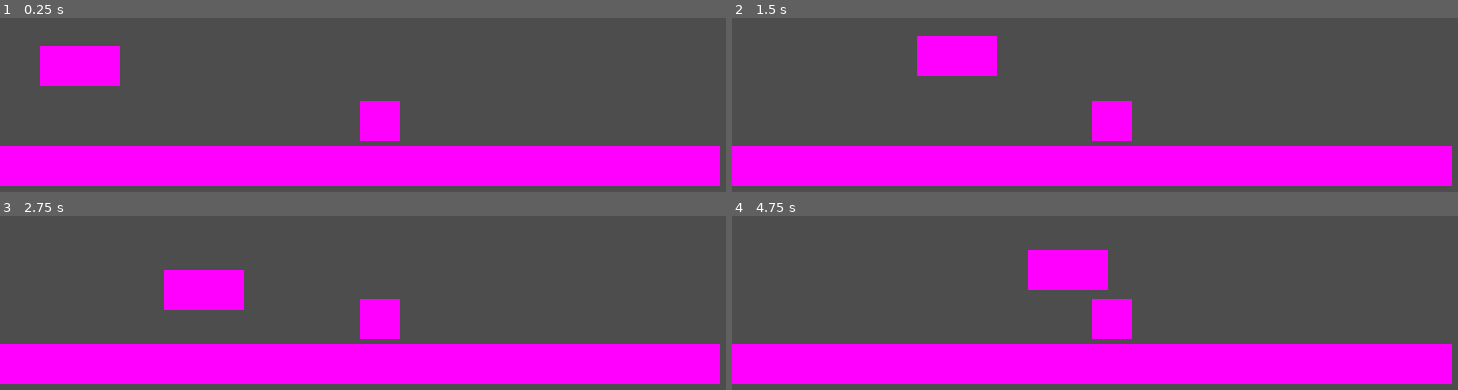
Above: before the commit, frames 1-4 (two rows, left to right).
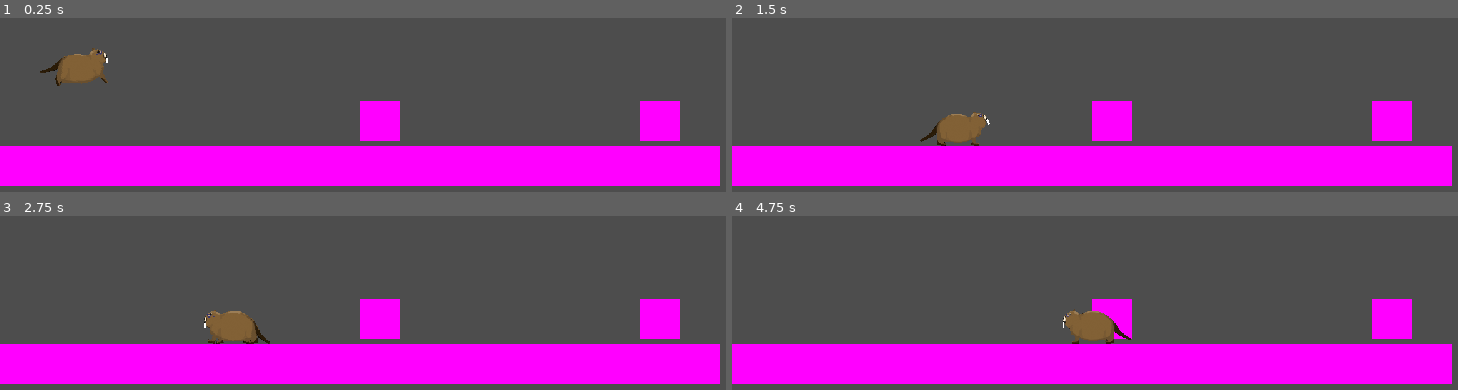
Above: after the commit, the same moments.

Repository: WAVForm/BeavrGame
Game: Godot game, scene res://scenes/test_scene.tscn
Two runs of this game, one before a commit and one after it. Both use one fixed random seed, a clock stepped at 60 frames per second and the inputs below. The project has no main scene, so this scene is started directly.
Inputs (mouse positions are in pixels of both pictures, inside the frame that each line leads up to):
- Up to frame 1 (0.25 s): no input
- Up to frame 2 (1.5 s): move the mouse to (outside the picture) at 0.52 s; press the mouse at (outside the picture) at 0.53 s; hold D (move_right) from 0.53 s (still down); tap E (interact) at 0.6 s; tap Space (jump) at 0.77, 1.07 s; move the mouse to (outside the picture) at 1.27 s; release the mouse at (outside the picture) at 1.28 s; click (outside the picture) at 1.35 s
- Up to frame 3 (2.75 s): tap Space (jump) at 1.52, 1.82 s; tap S (look_down) at 1.55, 2.1 s; move the mouse to (outside the picture) at 2.02 s; release D (move_right) at 2.03 s; hold A (move_left) from 2.03 s (still down); right-click (outside the picture) at 2.3 s
- Up to frame 4 (4.75 s): move the mouse to (1095, 259) at 2.77 s; release A (move_left) at 2.78 s; hold D (move_right) 2.78-4.28 s; right-click (1095, 259) at 2.85 s; tap Space (jump) at 3.02, 3.05, 3.32, 4.52 s; move the mouse to (1370, 236) at 3.52 s; hold Space (jump) 3.53-4.28 s; tap E (interact) at 3.8, 4.35 s; tap Enter at 4.25 s; move the mouse to (outside the picture) at 4.27 s; hold A (move_left) from 4.28 s (still down); click (outside the picture) at 4.55 s

The runs differ from the first frame. In frame 1, 3.8% of the frame differs, in the area x 5-94%, y 16-71%; in frame 2, 4.9%; in frame 3, 5.0%, in the area x 22-94%, y 31-74%; in frame 4, 4.9%.
Error after the commit: Invalid call. Nonexistent function 'bite' in base 'Area2D (HidingPlace)'. (res://scripts/player.gd:67)

Commit message:
biteable + animations

Diff:
--- /dev/null
+++ b/objects/interactables/biteable/biteable.tscn
@@ -0,0 +1,20 @@
+[gd_scene load_steps=4 format=3 uid="uid://bxe0raafct837"]
+
+[ext_resource type="Script" path="res://scripts/interactables/biteable/biteable.gd" id="1_w1say"]
+
+[sub_resource type="PlaceholderTexture2D" id="PlaceholderTexture2D_l8214"]
+size = Vector2(64, 64)
+
+[sub_resource type="RectangleShape2D" id="RectangleShape2D_eh30u"]
+size = Vector2(64, 64)
+
+[node name="bitable" type="Sprite2D"]
+texture = SubResource("PlaceholderTexture2D_l8214")
+
+[node name="biting_area" type="Area2D" parent="."]
+collision_layer = 32768
+collision_mask = 0
+script = ExtResource("1_w1say")
+
+[node name="CollisionShape2D" type="CollisionShape2D" parent="biting_area"]
+shape = SubResource("RectangleShape2D_eh30u")
--- a/objects/player.tscn
+++ b/objects/player.tscn
@@ -1,24 +1,506 @@
-[gd_scene load_steps=5 format=3 uid="uid://bwohc2caolnm1"]
+[gd_scene load_steps=74 format=3 uid="uid://bwohc2caolnm1"]
 
 [ext_resource type="Script" path="res://scripts/player.gd" id="1_1o5o8"]
-
-[sub_resource type="PlaceholderTexture2D" id="PlaceholderTexture2D_wx6e2"]
-size = Vector2(128, 64)
+[ext_resource type="Texture2D" uid="uid://c7x10me4r8bkm" path="res://art/buck_beaver/animations/bite.png" id="2_mhb5c"]
+[ext_resource type="Texture2D" uid="uid://cd36wi3e60y4w" path="res://art/buck_beaver/animations/idle.png" id="3_3drfg"]
+[ext_resource type="Texture2D" uid="uid://nirj2a4mc2y8" path="res://art/buck_beaver/animations/in_air.png" id="4_yoo80"]
+[ext_resource type="Texture2D" uid="uid://be6p4tpcoi1mh" path="res://art/buck_beaver/animations/jump.png" id="5_ug6lj"]
+[ext_resource type="Texture2D" uid="uid://cot51yte6tqjt" path="res://art/buck_beaver/animations/tailslap_back.png" id="6_jcgqk"]
+[ext_resource type="Texture2D" uid="uid://d170h3fmbplw" path="res://art/buck_beaver/animations/tailslap_front.png" id="7_idjfi"]
+[ext_resource type="Texture2D" uid="uid://bjn6b358s4rdk" path="res://art/buck_beaver/animations/walk.png" id="8_1ge1d"]
+
+[sub_resource type="AtlasTexture" id="AtlasTexture_7yn6a"]
+atlas = ExtResource("2_mhb5c")
+region = Rect2(0, 0, 128, 64)
+
+[sub_resource type="AtlasTexture" id="AtlasTexture_8hfds"]
+atlas = ExtResource("2_mhb5c")
+region = Rect2(128, 0, 128, 64)
+
+[sub_resource type="AtlasTexture" id="AtlasTexture_2w071"]
+atlas = ExtResource("2_mhb5c")
+region = Rect2(256, 0, 128, 64)
+
+[sub_resource type="AtlasTexture" id="AtlasTexture_1hk41"]
+atlas = ExtResource("2_mhb5c")
+region = Rect2(384, 0, 128, 64)
+
+[sub_resource type="AtlasTexture" id="AtlasTexture_c6btq"]
+atlas = ExtResource("2_mhb5c")
+region = Rect2(0, 64, 128, 64)
+
+[sub_resource type="AtlasTexture" id="AtlasTexture_1qjwb"]
+atlas = ExtResource("2_mhb5c")
+region = Rect2(128, 64, 128, 64)
+
+[sub_resource type="AtlasTexture" id="AtlasTexture_qlhg2"]
+atlas = ExtResource("2_mhb5c")
+region = Rect2(256, 64, 128, 64)
+
+[sub_resource type="AtlasTexture" id="AtlasTexture_6d582"]
+atlas = ExtResource("2_mhb5c")
+region = Rect2(384, 64, 128, 64)
+
+[sub_resource type="AtlasTexture" id="AtlasTexture_wthey"]
+atlas = ExtResource("2_mhb5c")
+region = Rect2(0, 128, 128, 64)
+
+[sub_resource type="AtlasTexture" id="AtlasTexture_fdir1"]
+atlas = ExtResource("2_mhb5c")
+region = Rect2(128, 128, 128, 64)
+
+[sub_resource type="AtlasTexture" id="AtlasTexture_1cyal"]
+atlas = ExtResource("2_mhb5c")
+region = Rect2(256, 128, 128, 64)
+
+[sub_resource type="AtlasTexture" id="AtlasTexture_4jisq"]
+atlas = ExtResource("2_mhb5c")
+region = Rect2(384, 128, 128, 64)
+
+[sub_resource type="AtlasTexture" id="AtlasTexture_6wrlo"]
+atlas = ExtResource("5_ug6lj")
+region = Rect2(0, 0, 128, 64)
+
+[sub_resource type="AtlasTexture" id="AtlasTexture_wd32h"]
+atlas = ExtResource("5_ug6lj")
+region = Rect2(128, 0, 128, 64)
+
+[sub_resource type="AtlasTexture" id="AtlasTexture_hi7ae"]
+atlas = ExtResource("5_ug6lj")
+region = Rect2(256, 0, 128, 64)
+
+[sub_resource type="AtlasTexture" id="AtlasTexture_jvagx"]
+atlas = ExtResource("5_ug6lj")
+region = Rect2(384, 0, 128, 64)
+
+[sub_resource type="AtlasTexture" id="AtlasTexture_g5n3g"]
+atlas = ExtResource("5_ug6lj")
+region = Rect2(512, 0, 128, 64)
+
+[sub_resource type="AtlasTexture" id="AtlasTexture_rplge"]
+atlas = ExtResource("6_jcgqk")
+region = Rect2(0, 0, 128, 64)
+
+[sub_resource type="AtlasTexture" id="AtlasTexture_eccf4"]
+atlas = ExtResource("6_jcgqk")
+region = Rect2(128, 0, 128, 64)
+
+[sub_resource type="AtlasTexture" id="AtlasTexture_fhaqc"]
+atlas = ExtResource("6_jcgqk")
+region = Rect2(256, 0, 128, 64)
+
+[sub_resource type="AtlasTexture" id="AtlasTexture_w0p3a"]
+atlas = ExtResource("6_jcgqk")
+region = Rect2(384, 0, 128, 64)
+
+[sub_resource type="AtlasTexture" id="AtlasTexture_04bea"]
+atlas = ExtResource("6_jcgqk")
+region = Rect2(0, 64, 128, 64)
+
+[sub_resource type="AtlasTexture" id="AtlasTexture_uemme"]
+atlas = ExtResource("6_jcgqk")
+region = Rect2(128, 64, 128, 64)
+
+[sub_resource type="AtlasTexture" id="AtlasTexture_jfl6j"]
+atlas = ExtResource("6_jcgqk")
+region = Rect2(256, 64, 128, 64)
+
+[sub_resource type="AtlasTexture" id="AtlasTexture_6107d"]
+atlas = ExtResource("6_jcgqk")
+region = Rect2(384, 64, 128, 64)
+
+[sub_resource type="AtlasTexture" id="AtlasTexture_rgqi8"]
+atlas = ExtResource("6_jcgqk")
+region = Rect2(0, 128, 128, 64)
+
+[sub_resource type="AtlasTexture" id="AtlasTexture_oa364"]
+atlas = ExtResource("6_jcgqk")
+region = Rect2(128, 128, 128, 64)
+
+[sub_resource type="AtlasTexture" id="AtlasTexture_81nhb"]
+atlas = ExtResource("6_jcgqk")
+region = Rect2(256, 128, 128, 64)
+
+[sub_resource type="AtlasTexture" id="AtlasTexture_7tnxd"]
+atlas = ExtResource("6_jcgqk")
+region = Rect2(384, 128, 128, 64)
+
+[sub_resource type="AtlasTexture" id="AtlasTexture_a81oq"]
+atlas = ExtResource("7_idjfi")
+region = Rect2(0, 0, 128, 64)
+
+[sub_resource type="AtlasTexture" id="AtlasTexture_hxcr7"]
+atlas = ExtResource("7_idjfi")
+region = Rect2(128, 0, 128, 64)
+
+[sub_resource type="AtlasTexture" id="AtlasTexture_lt04g"]
+atlas = ExtResource("7_idjfi")
+region = Rect2(256, 0, 128, 64)
+
+[sub_resource type="AtlasTexture" id="AtlasTexture_d3yrs"]
+atlas = ExtResource("7_idjfi")
+region = Rect2(384, 0, 128, 64)
+
+[sub_resource type="AtlasTexture" id="AtlasTexture_0kmkg"]
+atlas = ExtResource("7_idjfi")
+region = Rect2(0, 64, 128, 64)
+
+[sub_resource type="AtlasTexture" id="AtlasTexture_nry5n"]
+atlas = ExtResource("7_idjfi")
+region = Rect2(128, 64, 128, 64)
+
+[sub_resource type="AtlasTexture" id="AtlasTexture_rm3tn"]
+atlas = ExtResource("7_idjfi")
+region = Rect2(256, 64, 128, 64)
+
+[sub_resource type="AtlasTexture" id="AtlasTexture_a5wqk"]
+atlas = ExtResource("7_idjfi")
+region = Rect2(384, 64, 128, 64)
+
+[sub_resource type="AtlasTexture" id="AtlasTexture_3bcum"]
+atlas = ExtResource("7_idjfi")
+region = Rect2(0, 128, 128, 64)
+
+[sub_resource type="AtlasTexture" id="AtlasTexture_b6e4b"]
+atlas = ExtResource("7_idjfi")
+region = Rect2(128, 128, 128, 64)
+
+[sub_resource type="AtlasTexture" id="AtlasTexture_o4os5"]
+atlas = ExtResource("7_idjfi")
+region = Rect2(256, 128, 128, 64)
+
+[sub_resource type="AtlasTexture" id="AtlasTexture_m0orb"]
+atlas = ExtResource("7_idjfi")
+region = Rect2(384, 128, 128, 64)
+
+[sub_resource type="AtlasTexture" id="AtlasTexture_vmlgl"]
+atlas = ExtResource("8_1ge1d")
+region = Rect2(0, 0, 128, 64)
+
+[sub_resource type="AtlasTexture" id="AtlasTexture_1f6we"]
+atlas = ExtResource("8_1ge1d")
+region = Rect2(128, 0, 128, 64)
+
+[sub_resource type="AtlasTexture" id="AtlasTexture_sgvr8"]
+atlas = ExtResource("8_1ge1d")
+region = Rect2(256, 0, 128, 64)
+
+[sub_resource type="AtlasTexture" id="AtlasTexture_6a4ep"]
+atlas = ExtResource("8_1ge1d")
+region = Rect2(384, 0, 128, 64)
+
+[sub_resource type="AtlasTexture" id="AtlasTexture_ol5b3"]
+atlas = ExtResource("8_1ge1d")
+region = Rect2(512, 0, 128, 64)
+
+[sub_resource type="AtlasTexture" id="AtlasTexture_3n2ba"]
+atlas = ExtResource("8_1ge1d")
+region = Rect2(640, 0, 128, 64)
+
+[sub_resource type="AtlasTexture" id="AtlasTexture_f2w4p"]
+atlas = ExtResource("8_1ge1d")
+region = Rect2(768, 0, 128, 64)
+
+[sub_resource type="AtlasTexture" id="AtlasTexture_0c6d1"]
+atlas = ExtResource("8_1ge1d")
+region = Rect2(0, 64, 128, 64)
+
+[sub_resource type="AtlasTexture" id="AtlasTexture_y1lo6"]
+atlas = ExtResource("8_1ge1d")
+region = Rect2(128, 64, 128, 64)
+
+[sub_resource type="AtlasTexture" id="AtlasTexture_wbscd"]
+atlas = ExtResource("8_1ge1d")
+region = Rect2(256, 64, 128, 64)
+
+[sub_resource type="AtlasTexture" id="AtlasTexture_xlmct"]
+atlas = ExtResource("8_1ge1d")
+region = Rect2(384, 64, 128, 64)
+
+[sub_resource type="AtlasTexture" id="AtlasTexture_5fvty"]
+atlas = ExtResource("8_1ge1d")
+region = Rect2(512, 64, 128, 64)
+
+[sub_resource type="AtlasTexture" id="AtlasTexture_ko4vr"]
+atlas = ExtResource("8_1ge1d")
+region = Rect2(640, 64, 128, 64)
+
+[sub_resource type="AtlasTexture" id="AtlasTexture_8xiin"]
+atlas = ExtResource("8_1ge1d")
+region = Rect2(768, 64, 128, 64)
+
+[sub_resource type="AtlasTexture" id="AtlasTexture_sncib"]
+atlas = ExtResource("8_1ge1d")
+region = Rect2(0, 128, 128, 64)
+
+[sub_resource type="AtlasTexture" id="AtlasTexture_jy835"]
+atlas = ExtResource("8_1ge1d")
+region = Rect2(128, 128, 128, 64)
+
+[sub_resource type="AtlasTexture" id="AtlasTexture_oduyu"]
+atlas = ExtResource("8_1ge1d")
+region = Rect2(256, 128, 128, 64)
+
+[sub_resource type="AtlasTexture" id="AtlasTexture_0nr10"]
+atlas = ExtResource("8_1ge1d")
+region = Rect2(384, 128, 128, 64)
+
+[sub_resource type="AtlasTexture" id="AtlasTexture_dpssy"]
+atlas = ExtResource("8_1ge1d")
+region = Rect2(512, 128, 128, 64)
+
+[sub_resource type="AtlasTexture" id="AtlasTexture_ayigd"]
+atlas = ExtResource("8_1ge1d")
+region = Rect2(640, 128, 128, 64)
+
+[sub_resource type="AtlasTexture" id="AtlasTexture_ctxas"]
+atlas = ExtResource("8_1ge1d")
+region = Rect2(768, 128, 128, 64)
+
+[sub_resource type="SpriteFrames" id="SpriteFrames_rv3p7"]
+animations = [{
+"frames": [{
+"duration": 1.0,
+"texture": SubResource("AtlasTexture_7yn6a")
+}, {
+"duration": 1.0,
+"texture": SubResource("AtlasTexture_8hfds")
+}, {
+"duration": 1.0,
+"texture": SubResource("AtlasTexture_2w071")
+}, {
+"duration": 1.0,
+"texture": SubResource("AtlasTexture_1hk41")
+}, {
+"duration": 1.0,
+"texture": SubResource("AtlasTexture_c6btq")
+}, {
+"duration": 1.0,
+"texture": SubResource("AtlasTexture_1qjwb")
+}, {
+"duration": 1.0,
+"texture": SubResource("AtlasTexture_qlhg2")
+}, {
+"duration": 1.0,
+"texture": SubResource("AtlasTexture_6d582")
+}, {
+"duration": 1.0,
+"texture": SubResource("AtlasTexture_wthey")
+}, {
+"duration": 1.0,
+"texture": SubResource("AtlasTexture_fdir1")
+}, {
+"duration": 1.0,
+"texture": SubResource("AtlasTexture_1cyal")
+}, {
+"duration": 1.0,
+"texture": SubResource("AtlasTexture_4jisq")
+}],
+"loop": false,
+"name": &"bite",
+"speed": 48.0
+}, {
+"frames": [{
+"duration": 1.0,
+"texture": ExtResource("3_3drfg")
+}],
+"loop": false,
+"name": &"idle",
+"speed": 24.0
+}, {
+"frames": [{
+"duration": 1.0,
+"texture": ExtResource("4_yoo80")
+}],
+"loop": false,
+"name": &"in_air",
+"speed": 24.0
+}, {
+"frames": [{
+"duration": 1.0,
+"texture": SubResource("AtlasTexture_6wrlo")
+}, {
+"duration": 1.0,
+"texture": SubResource("AtlasTexture_wd32h")
+}, {
+"duration": 1.0,
+"texture": SubResource("AtlasTexture_hi7ae")
+}, {
+"duration": 1.0,
+"texture": SubResource("AtlasTexture_jvagx")
+}, {
+"duration": 1.0,
+"texture": SubResource("AtlasTexture_g5n3g")
+}],
+"loop": false,
+"name": &"jump",
+"speed": 24.0
+}, {
+"frames": [{
+"duration": 1.0,
+"texture": SubResource("AtlasTexture_rplge")
+}, {
+"duration": 1.0,
+"texture": SubResource("AtlasTexture_eccf4")
+}, {
+"duration": 1.0,
+"texture": SubResource("AtlasTexture_fhaqc")
+}, {
+"duration": 1.0,
+"texture": SubResource("AtlasTexture_w0p3a")
+}, {
+"duration": 1.0,
+"texture": SubResource("AtlasTexture_04bea")
+}, {
+"duration": 1.0,
+"texture": SubResource("AtlasTexture_uemme")
+}, {
+"duration": 1.0,
+"texture": SubResource("AtlasTexture_jfl6j")
+}, {
+"duration": 1.0,
+"texture": SubResource("AtlasTexture_6107d")
+}, {
+"duration": 1.0,
+"texture": SubResource("AtlasTexture_rgqi8")
+}, {
+"duration": 1.0,
+"texture": SubResource("AtlasTexture_oa364")
+}, {
+"duration": 1.0,
+"texture": SubResource("AtlasTexture_81nhb")
+}, {
+"duration": 1.0,
+"texture": SubResource("AtlasTexture_7tnxd")
+}],
+"loop": false,
+"name": &"tailslap_back",
+"speed": 48.0
+}, {
+"frames": [{
+"duration": 1.0,
+"texture": SubResource("AtlasTexture_a81oq")
+}, {
+"duration": 1.0,
+"texture": SubResource("AtlasTexture_hxcr7")
+}, {
+"duration": 1.0,
+"texture": SubResource("AtlasTexture_lt04g")
+}, {
+"duration": 1.0,
+"texture": SubResource("AtlasTexture_d3yrs")
+}, {
+"duration": 1.0,
+"texture": SubResource("AtlasTexture_0kmkg")
+}, {
+"duration": 1.0,
+"texture": SubResource("AtlasTexture_nry5n")
+}, {
+"duration": 1.0,
+"texture": SubResource("AtlasTexture_rm3tn")
+}, {
+"duration": 1.0,
+"texture": SubResource("AtlasTexture_a5wqk")
+}, {
+"duration": 1.0,
+"texture": SubResource("AtlasTexture_3bcum")
+}, {
+"duration": 1.0,
+"texture": SubResource("AtlasTexture_b6e4b")
+}, {
+"duration": 1.0,
+"texture": SubResource("AtlasTexture_o4os5")
+}, {
+"duration": 1.0,
+"texture": SubResource("AtlasTexture_m0orb")
+}],
+"loop": false,
+"name": &"tailslap_front",
+"speed": 48.0
+}, {
+"frames": [{
+"duration": 1.0,
+"texture": SubResource("AtlasTexture_vmlgl")
+}, {
+"duration": 1.0,
+"texture": SubResource("AtlasTexture_1f6we")
+}, {
+"duration": 1.0,
+"texture": SubResource("AtlasTexture_sgvr8")
+}, {
+"duration": 1.0,
+"texture": SubResource("AtlasTexture_6a4ep")
+}, {
+"duration": 1.0,
+"texture": SubResource("AtlasTexture_ol5b3")
+}, {
+"duration": 1.0,
+"texture": SubResource("AtlasTexture_3n2ba")
+}, {
+"duration": 1.0,
+"texture": SubResource("AtlasTexture_f2w4p")
+}, {
+"duration": 1.0,
+"texture": SubResource("AtlasTexture_0c6d1")
+}, {
+"duration": 1.0,
+"texture": SubResource("AtlasTexture_y1lo6")
+}, {
+"duration": 1.0,
+"texture": SubResource("AtlasTexture_wbscd")
+}, {
+"duration": 1.0,
+"texture": SubResource("AtlasTexture_xlmct")
+}, {
+"duration": 1.0,
+"texture": SubResource("AtlasTexture_5fvty")
+}, {
+"duration": 1.0,
+"texture": SubResource("AtlasTexture_ko4vr")
+}, {
+"duration": 1.0,
+"texture": SubResource("AtlasTexture_8xiin")
+}, {
+"duration": 1.0,
+"texture": SubResource("AtlasTexture_sncib")
+}, {
+"duration": 1.0,
+"texture": SubResource("AtlasTexture_jy835")
+}, {
+"duration": 1.0,
+"texture": SubResource("AtlasTexture_oduyu")
+}, {
+"duration": 1.0,
+"texture": SubResource("AtlasTexture_0nr10")
+}, {
+"duration": 1.0,
+"texture": SubResource("AtlasTexture_dpssy")
+}, {
+"duration": 1.0,
+"texture": SubResource("AtlasTexture_ayigd")
+}, {
+"duration": 1.0,
+"texture": SubResource("AtlasTexture_ctxas")
+}],
+"loop": false,
+"name": &"walk",
+"speed": 24.0
+}]
 
 [sub_resource type="CapsuleShape2D" id="CapsuleShape2D_6pgpc"]
 radius = 32.0
-height = 128.0
+height = 96.0
 
 [sub_resource type="CircleShape2D" id="CircleShape2D_5e6r6"]
-radius = 100.0
+radius = 56.0
 
 [node name="player" type="CharacterBody2D"]
 script = ExtResource("1_1o5o8")
 
 [node name="sprite" type="AnimatedSprite2D" parent="."]
-
-[node name="debug_sprite" type="Sprite2D" parent="."]
-texture = SubResource("PlaceholderTexture2D_wx6e2")
+sprite_frames = SubResource("SpriteFrames_rv3p7")
+animation = &"tailslap_back"
+autoplay = "idle"
 
 [node name="collider" type="CollisionShape2D" parent="."]
 rotation = 1.5708
--- a/project.godot
+++ b/project.godot
@@ -31,14 +31,14 @@
 "events": [Object(InputEventKey,"resource_local_to_scene":false,"resource_name":"","device":-1,"window_id":0,"alt_press …(192 unchanged characters)…
 ]
 }
+look_down={
+"deadzone": 0.5,
+"events": [Object(InputEventKey,"resource_local_to_scene":false,"resource_name":"","device":-1,"window_id":0,"alt_pressed":false,"shift_pressed":false,"ctrl_pressed":false,"meta_pressed":false,"pressed":false,"keycode":0,"physical_keycode":83,"key_label":0,"unicode":115,"location":0,"echo":false,"script":null)
+]
+}
 move_right={
 "deadzone": 0.5,
 "events": [Object(InputEventKey,"resource_local_to_scene":false,"resource_name":"","device":-1,"window_id":0,"alt_press …(192 unchanged characters)…
-]
-}
-look_down={
-"deadzone": 0.5,
-"events": [Object(InputEventKey,"resource_local_to_scene":false,"resource_name":"","device":-1,"window_id":0,"alt_pressed":false,"shift_pressed":false,"ctrl_pressed":false,"meta_pressed":false,"pressed":false,"keycode":0,"physical_keycode":83,"key_label":0,"unicode":115,"location":0,"echo":false,"script":null)
 ]
 }
 move_left={
@@ -51,19 +51,25 @@
 "events": [Object(InputEventKey,"resource_local_to_scene":false,"resource_name":"","device":-1,"window_id":0,"alt_press …(191 unchanged characters)…
 ]
 }
-lmb_click={
-"deadzone": 0.5,
-"events": [Object(InputEventMouseButton,"resource_local_to_scene":false,"resource_name":"","device":-1,"window_id":0,"alt_pressed":false,"shift_pressed":false,"ctrl_pressed":false,"meta_pressed":false,"button_mask":1,"position":Vector2(112, 21),"global_position":Vector2(121, 67),"factor":1.0,"button_index":1,"canceled":false,"pressed":true,"double_click":false,"script":null)
-]
-}
 interact={
 "deadzone": 0.5,
 "events": [Object(InputEventKey,"resource_local_to_scene":false,"resource_name":"","device":-1,"window_id":0,"alt_press …(192 unchanged characters)…
 ]
 }
+bite={
+"deadzone": 0.5,
+"events": [Object(InputEventMouseButton,"resource_local_to_scene":false,"resource_name":"","device":-1,"window_id":0,"alt_pressed":false,"shift_pressed":false,"ctrl_pressed":false,"meta_pressed":false,"button_mask":1,"position":Vector2(112, 21),"global_position":Vector2(121, 67),"factor":1.0,"button_index":1,"canceled":false,"pressed":true,"double_click":false,"script":null)
+]
+}
+attack={
+"deadzone": 0.5,
+"events": [Object(InputEventMouseButton,"resource_local_to_scene":false,"resource_name":"","device":-1,"window_id":0,"alt_pressed":false,"shift_pressed":false,"ctrl_pressed":false,"meta_pressed":false,"button_mask":2,"position":Vector2(138, 21),"global_position":Vector2(147, 67),"factor":1.0,"button_index":2,"canceled":false,"pressed":true,"double_click":false,"script":null)
+]
+}
 
 [layer_names]
 
+2d_physics/layer_15="Bite/Biteable"
 2d_physics/layer_16="Interaction/Interactable"
 
 [rendering]
--- a/scenes/test_scene.tscn
+++ b/scenes/test_scene.tscn
@@ -1,7 +1,8 @@
-[gd_scene load_steps=5 format=3 uid="uid://ctiuxgpto60ef"]
+[gd_scene load_steps=6 format=3 uid="uid://ctiuxgpto60ef"]
 
 [ext_resource type="PackedScene" uid="uid://bwohc2caolnm1" path="res://objects/player.tscn" id="1_35u52"]
 [ext_resource type="PackedScene" uid="uid://b6ql8rp4uqwm2" path="res://objects/interactables/hiding_place.tscn" id="2_eyk38"]
+[ext_resource type="PackedScene" uid="uid://bxe0raafct837" path="res://objects/interactables/biteable/biteable.tscn" id="3_onje1"]
 
 [sub_resource type="PlaceholderTexture2D" id="PlaceholderTexture2D_t2cpa"]
 size = Vector2(600, 80)
@@ -27,3 +28,6 @@
 
 [node name="hiding_place" parent="." instance=ExtResource("2_eyk38")]
 position = Vector2(608, 600)
+
+[node name="bitable" parent="." instance=ExtResource("3_onje1")]
+position = Vector2(1056, 600)
--- /dev/null
+++ b/scripts/interactables/biteable/biteable.gd
@@ -0,0 +1,6 @@
+extends Interactable
+
+class_name Biteable
+
+func bite(player:Player):
+	push_error(player.name, " bit ", self.get_parent().name, ", but bite was not implemented.")
--- a/scripts/interactables/hidingplace.gd
+++ b/scripts/interactables/hidingplace.gd
@@ -20,7 +20,7 @@
 			if current_time >= hiding_time:
 				p_ref.position = self.global_position
 				p_ref.modulate = Color(Color.BLACK, 0.5)
-				p_ref.current_state = Player.STATES.HIDDEN
+				p_ref.is_hidden = true
 				current_state = STATES.HIDDEN
 				current_time = 0.0
 			else:
@@ -30,7 +30,7 @@
 		STATES.UNHIDING:
 			if current_time >= hiding_time:
 				p_ref.modulate = Color.WHITE
-				p_ref.current_state = Player.STATES.IDLE
+				p_ref.is_hidden = false
 				p_ref.move_and_slide()
 				p_ref = null
 				current_state = STATES.NONE
@@ -44,11 +44,9 @@
 		STATES.NONE:
 			current_state = STATES.HIDING
 			p_ref = player
-			p_ref.current_state = Player.STATES.HIDING
 		STATES.UNHIDING:
 			current_state = STATES.HIDING
 			p_ref = player
-			p_ref.current_state = Player.STATES.HIDING
 		STATES.HIDDEN:
 			current_state = STATES.UNHIDING
 			p_ref = player
--- a/scripts/player.gd
+++ b/scripts/player.gd
@@ -7,15 +7,18 @@
 @export var min_speed := 50.0
 @export var accel := 15
 @export var decel := 20
-@export var jump_force := 500.0
+@export var jump_force := 50
+@export var jump_limit := 400 #max jump velocity
 
 @onready var interact_area = $interactable_area
+@onready var sprite = $sprite
+
 var gravity: int = ProjectSettings.get_setting("physics/2d/default_gravity")
 
-enum STATES {IDLE, STOPPING, MOVING, JUMPING, FALLING, HIDING, HIDDEN}
-var current_state:STATES = STATES.IDLE
 var speed := 0
 var dir := Vector2.RIGHT
+var is_hidden := false
+var can_jump := true
 
 func _process(_delta):
 	dir = Vector2(Input.get_axis("move_left", "move_right"), Input.get_axis("look_down", "look_up")) #get direction for current frame
@@ -23,37 +26,70 @@
 func _physics_process(delta):
 	try_move(delta)
 	try_interaction()
+	try_attack()
+	try_sprite()
 
 func try_move(delta):
-	if current_state == STATES.HIDING or current_state == STATES.HIDDEN:
+	if is_hidden:
 		return
 
-	if is_on_floor() and dir.x == 0 and not Input.is_action_just_pressed("jump") and velocity.x == 0:
-		current_state = STATES.IDLE
+	if is_on_floor() and dir.x == 0 and not Input.is_action_pressed("jump") and velocity.x == 0:
 		return
 
-	if dir.x != 0:
-		current_state = STATES.MOVING
+	if dir.x != 0: #moving
 		if velocity.x < 0 and dir.x > 0 or velocity.x > 0 and dir.x < 0:
-			velocity.x *= -1
+			velocity.x = 0
 		velocity.x += (dir.x*accel) if velocity.x < max_speed and velocity.x > -max_speed else 0.0
-	elif velocity.x != 0:
-		current_state = STATES.STOPPING
+	elif velocity.x != 0: # stopping
 		if velocity.x < 0 and velocity.x > -min_speed or velocity.x > 0 and velocity.x < min_speed:
 			velocity.x = 0
-			current_state = STATES.IDLE
 		else:
 			velocity.x -= decel * (1 if velocity.x > 0 else -1)
 
-	if not is_on_floor():
-		current_state = STATES.FALLING
+	if Input.is_action_just_released("jump") or self.velocity.y <= -jump_limit:
+		can_jump = false
+	if not can_jump and is_on_floor():
+		can_jump = true
+
+	if Input.is_action_pressed("jump") and can_jump:
+		velocity.y -= jump_force
+	elif not is_on_floor():
+		can_jump = false
 		velocity.y += gravity * delta #gravity
-	elif Input.is_action_just_pressed("jump"):
-		current_state = STATES.JUMPING
-		velocity.y -= jump_force
 
 	move_and_slide()
 
 func try_interaction():
 	if Input.is_action_just_pressed("interact") and interact_area.has_overlapping_areas():
 		interact_area.get_overlapping_areas()[0].interact(self)
+		self.velocity = Vector2.ZERO
+	elif Input.is_action_just_pressed("bite") and interact_area.has_overlapping_areas():
+		interact_area.get_overlapping_areas()[0].bite(self)
+		self.velocity = Vector2.ZERO
+
+func try_attack():
+	if Input.is_action_just_pressed("attack"):
+		pass
+	elif Input.is_action_just_pressed("bite"):
+		pass
+
+func try_sprite():
+	if dir.x != 0:
+		sprite.scale = Vector2(dir.x, 1)
+	if is_hidden:
+		return
+
+	if Input.is_action_just_pressed("bite"):
+		sprite.play("bite")
+	elif Input.is_action_just_pressed("attack"):
+		sprite.play("tailslap_back")
+	elif Input.is_action_pressed("jump") and can_jump:
+		sprite.play("jump")
+	elif sprite.is_playing():
+		return
+	elif not is_on_floor():
+		sprite.play("in_air")
+	elif velocity.x != 0:
+		sprite.play("walk")
+	else:
+		sprite.play("idle")
Renamed: objects/interactables/interactable_template.tscn -> objects/interactables/interactable.tscn
